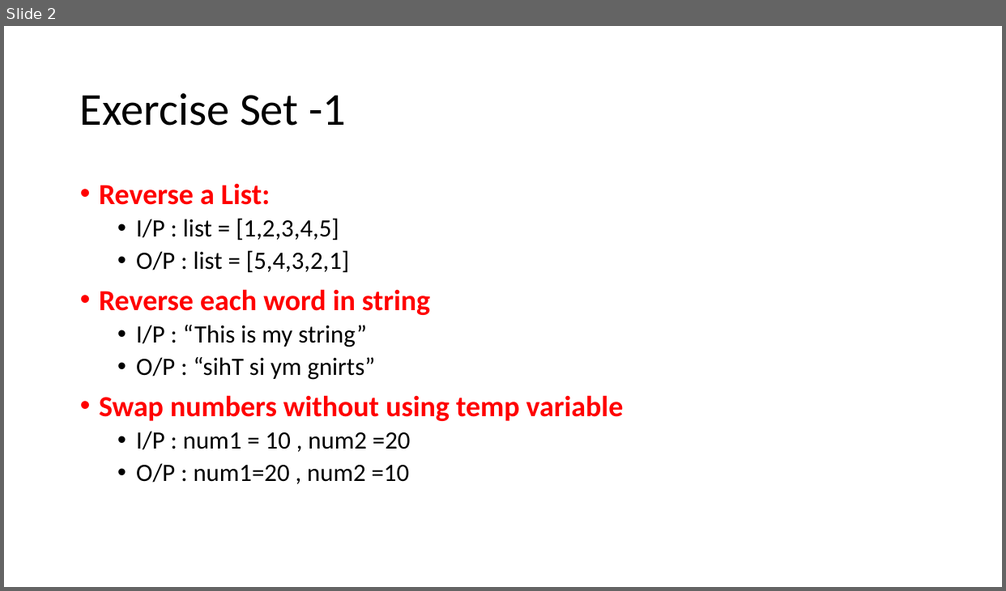
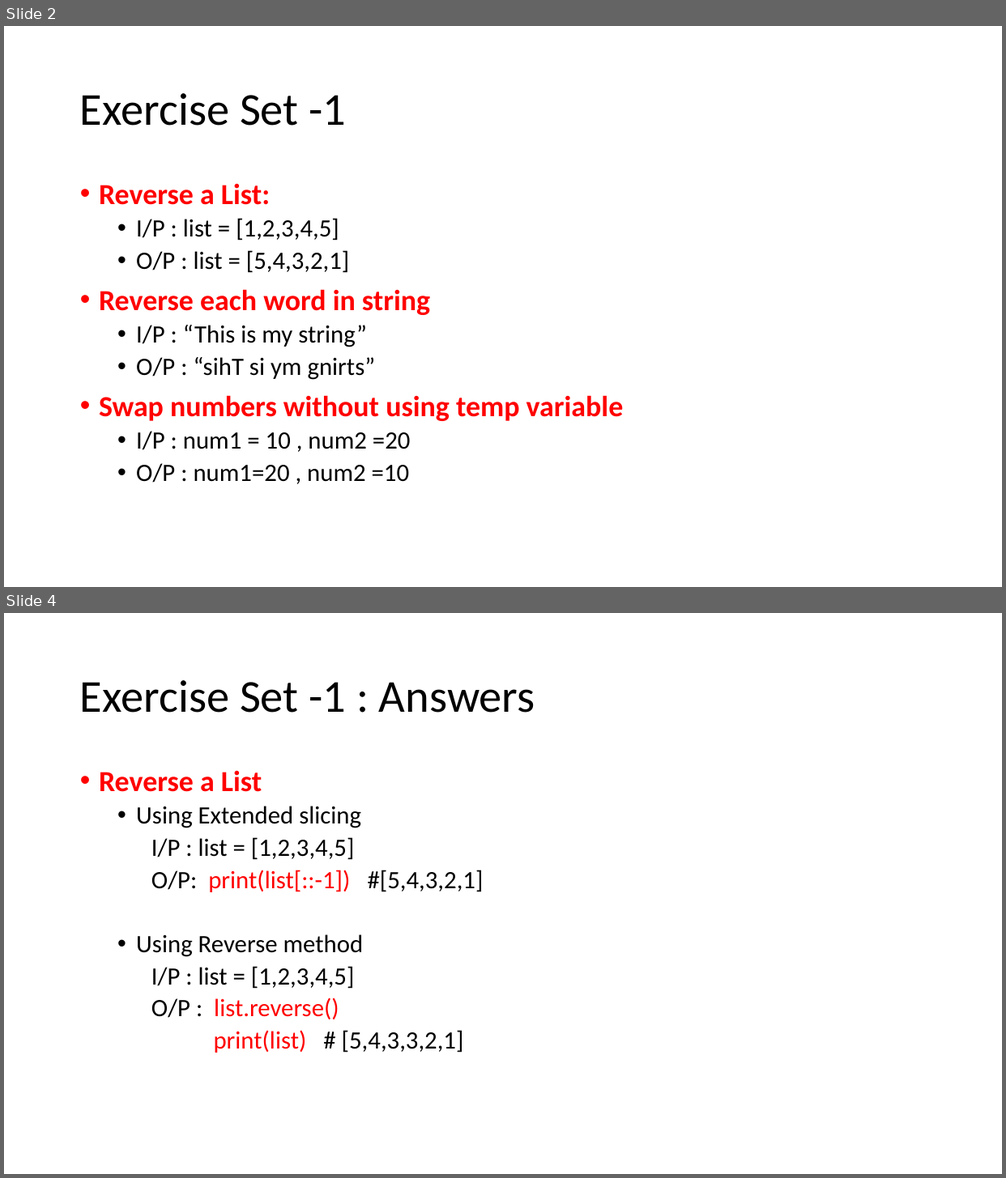
Before and after one commit to techatronian/SeleniumPython_AugBatch, a slide deck: Exercises.pptx. Shown one above the other, each under a label of ours: slide 2 before the commit, slides 2 and 4 after it; the slides between them are not shown. The pictures are 1006x591 and 1006x1178 pixels, drawn with LibreOffice and Linux fonts; fonts in the diff are those of the drawing. Boxes give left, top, right and bottom in pixels: in the first picture for what was removed or moved away, otherwise in the second. Text is boxed around its words. In the diff, an @@ line names an element or a change of style, - is before the commit and + after.

Commit message:
added answers for exercise1

```diff
--- a/Exercises.pptx
+++ b/Exercises.pptx
@@ slide 4 added at (x1=4, y1=613, x2=1002, y2=1174), background #FFFFFF @@
@@ title added at (x1=80, y1=680, x2=535, y2=713), 44 pt, text #000000 @@
+Exercise Set -1 : Answers
@@ text added at (x1=99, y1=770, x2=484, y2=1053), 24 pt, text #000000 @@
+• Reverse a List
+  • Using Extended slicing
+  I/P : list = [1,2,3,4,5]
+  O/P: print(list[::-1]) #[5,4,3,2,1]
+  • Using Reverse method
+  I/P : list = [1,2,3,4,5]
+  O/P : list.reverse()
+  print(list) # [5,4,3,3,2,1]
```
Also in this commit, not shown: 1 slide changed, 5 other slides added.
